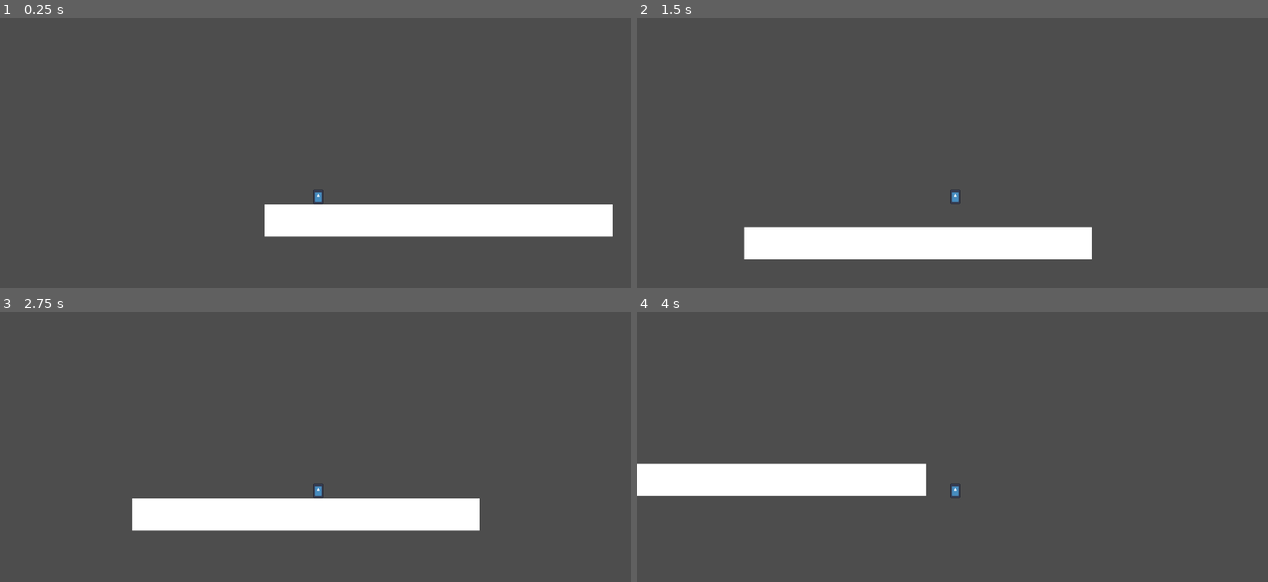
Above: before the commit, frames 1-4 (two rows, left to right).
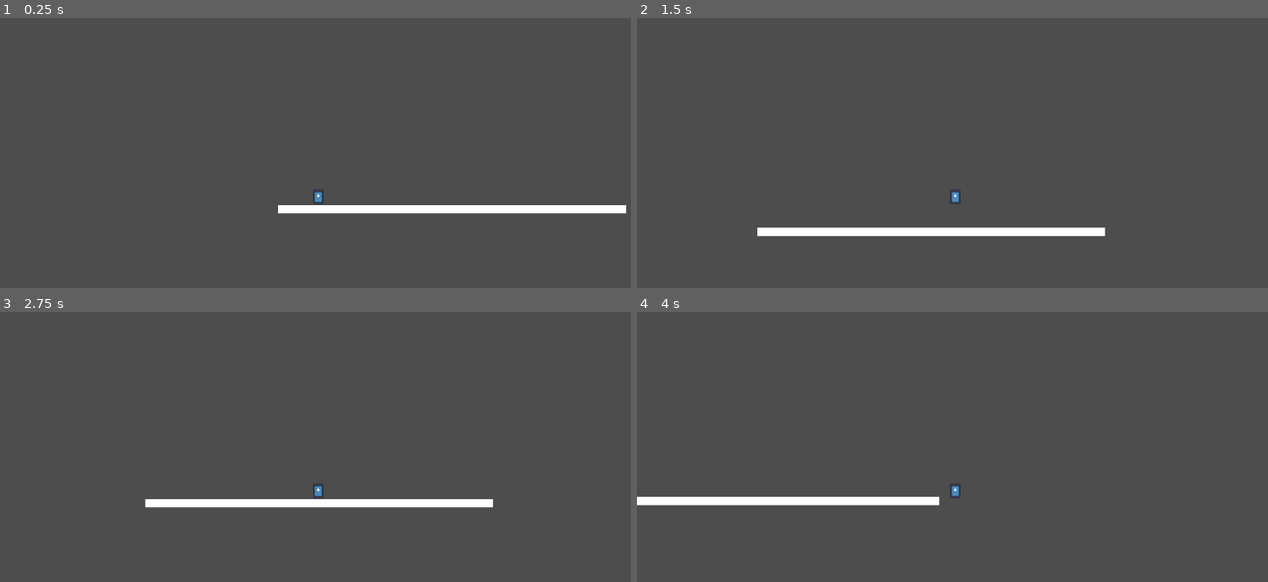
Above: after the commit, the same moments.

Repository: scornfulsix/Devious-Games
Game: Godot game, scene res://node_2d.tscn
Same seed, same stepped clock (60 frames per second), same inputs: the game is played once before the commit and once after it. The engine's default icon, where the game draws it, is replaced by a stand-in: a white triangle on a blue panel in a dark square.
Inputs:
- Up to frame 1 (0.25 s): no input
- Up to frame 2 (1.5 s): tap Enter at 0.5 s; hold D (Right) from 0.53 s (still down); tap W (Jump) at 0.77 s
- Up to frame 3 (2.75 s): tap W (Jump) at 1.52 s; release D (Right) at 2.03 s; hold A (Left) from 2.03 s (still down)
- Up to frame 4 (4 s): release A (Left) at 2.78 s; hold D (Right) from 2.78 s (still down); tap W (Jump) at 3.02, 3.77 s

The runs differ from the first frame. In frame 1, 5.2% of the frame differs, in the area x 41-100%, y 69-82%; in frame 2, 5.3%; in frame 3, 5.2%; in frame 4, 7.1%, in the area x 0-48%, y 56-72%.

Commit message:
added downward momentum on down press

Diff:
--- a/CharacterBody2D.gd
+++ b/CharacterBody2D.gd
@@ -3,6 +3,8 @@
 
 const SPEED = 300.0
 const JUMP_VELOCITY = -400.0
+@export var FRICTION = 800
+const SLIDE_VELOCITY = -300
 
 # Get the gravity from the project settings to be synced with RigidBody nodes.
 var gravity = ProjectSettings.get_setting("physics/2d/default_gravity")
@@ -13,13 +15,17 @@
 	if not is_on_floor():
 		velocity.y += gravity * delta
 
+
+
 	# Handle jump.
 	if Input.is_action_just_pressed("Jump") and is_on_floor():
 		velocity.y = JUMP_VELOCITY
 
-	# Get the input direction and handle the movement/deceleration.
-	# As good practice, you should replace UI actions with custom gameplay actions.
+	if Input.is_action_just_pressed("ui_down") and not is_on_floor(): #handles downward momentum on press
+		velocity.y =  JUMP_VELOCITY + 600
+
 	var direction = Input.get_axis("Left", "Right")
+
 	if direction:
 		velocity.x = direction * SPEED
 	else:
--- a/node_2d.tscn
+++ b/node_2d.tscn
@@ -13,11 +13,11 @@
 position = Vector2(502, 205)
 
 [node name="CharacterBody2D" parent="." instance=ExtResource("1_hj2ya")]
-position = Vector2(13, 9)
+position = Vector2(-28, 18)
 
 [node name="MeshInstance2D" type="MeshInstance2D" parent="."]
-position = Vector2(231, 69)
-scale = Vector2(-629.018, 57.5)
+position = Vector2(214, 53.6426)
+scale = Vector2(-629.018, 14.7852)
 mesh = SubResource("QuadMesh_alkye")
 texture = SubResource("CanvasTexture_cal0o")
 
@@ -25,7 +25,7 @@
 position = Vector2(40, 51)
 
 [node name="CollisionShape2D" type="CollisionShape2D" parent="MeshInstance2D/StaticBody2D"]
-position = Vector2(-40.0008, -51.0098)
-scale = Vector2(1, 1)
+visible = false
+position = Vector2(-39.9984, -51.0174)
 shape = SubResource("RectangleShape2D_0w48d")
 debug_color = Color(0, 0.6, 0.701961, 0.419608)
--- a/project.godot
+++ b/project.godot
@@ -17,6 +17,14 @@
 
 [input]
 
+ui_down={
+"deadzone": 0.5,
+"events": [Object(InputEventKey,"resource_local_to_scene":false,"resource_name":"","device":0,"window_id":0,"alt_pressed":false,"shift_pressed":false,"ctrl_pressed":false,"meta_pressed":false,"pressed":false,"keycode":4194322,"physical_keycode":0,"key_label":0,"unicode":0,"echo":false,"script":null)
+, Object(InputEventJoypadButton,"resource_local_to_scene":false,"resource_name":"","device":0,"button_index":12,"pressure":0.0,"pressed":false,"script":null)
+, Object(InputEventJoypadMotion,"resource_local_to_scene":false,"resource_name":"","device":0,"axis":1,"axis_value":1.0,"script":null)
+, Object(InputEventKey,"resource_local_to_scene":false,"resource_name":"","device":-1,"window_id":0,"alt_pressed":false,"shift_pressed":false,"ctrl_pressed":false,"meta_pressed":false,"pressed":false,"keycode":0,"physical_keycode":83,"key_label":0,"unicode":115,"echo":false,"script":null)
+]
+}
 Jump={
 "deadzone": 0.5,
 "events": [Object(InputEventKey,"resource_local_to_scene":false,"resource_name":"","device":-1,"window_id":0,"alt_pressed":false,"shift_pressed":false,"ctrl_pressed":false,"meta_pressed":false,"pressed":false,"keycode":0,"physical_keycode":87,"key_label":0,"unicode":119,"echo":false,"script":null)
